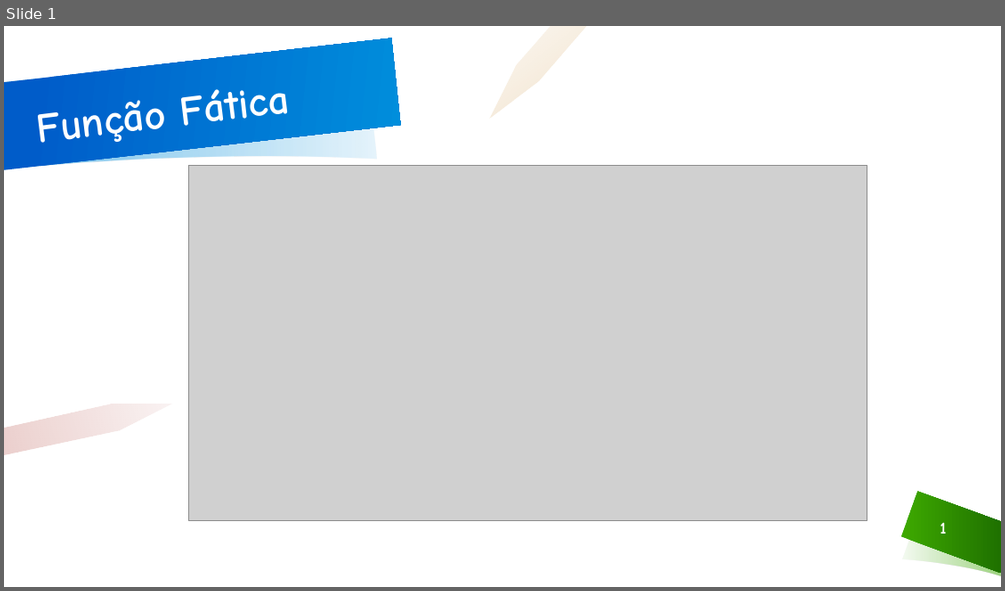
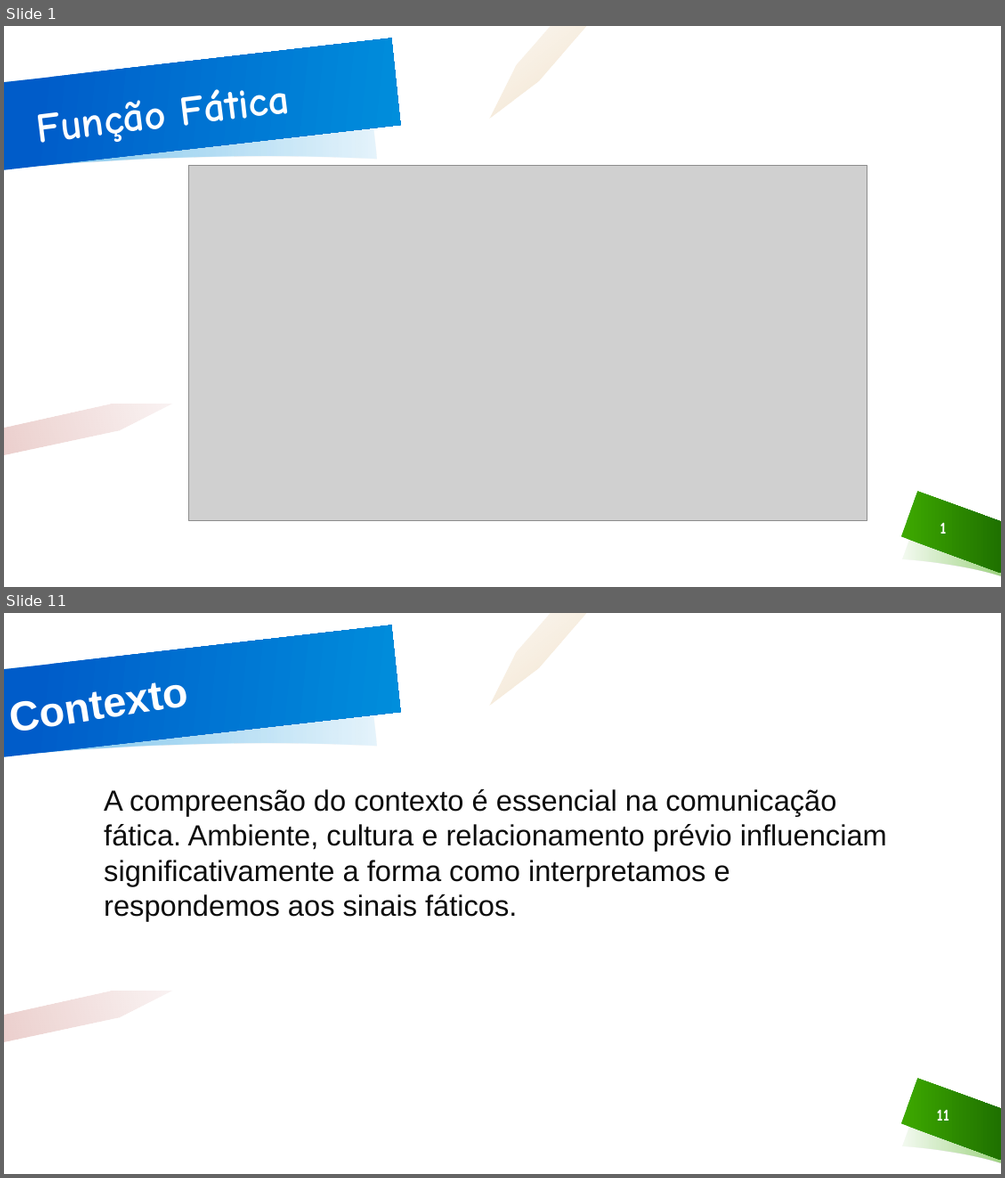
Before and after one commit to 1phantm1/SeminarioPT, a slide deck: funcaoFatica.pptx. Shown one above the other, each under a label of ours: slide 1 before the commit, slides 1 and 11 after it; the slides between them are not shown. The pictures are 1005x591 and 1005x1178 pixels, drawn with LibreOffice and Linux fonts; fonts in the diff are those of the drawing; grey boxes stand for pictures; background and template pictures are left out. Boxes give left, top, right and bottom in pixels: in the first picture for what was removed or moved away, otherwise in the second. Text is boxed around its words. In the diff, an @@ line names an element or a change of style, - is before the commit and + after.

```diff
--- a/funcaoFatica.pptx
+++ b/funcaoFatica.pptx
@@ slide 11 added at (x1=4, y1=613, x2=1001, y2=1174), background #FFFFFF; not listed: 6 template elements that a slide beside it also shows @@
@@ text added at (x1=104, y1=789, x2=887, y2=921), 28 pt, text #0D0D0D @@
+A compreensão do contexto é essencial na comunicação fática. Ambiente, cultura e relacionamento prévio influenciam significativamente a forma como interpretamos e respondemos aos sinais fáticos.
@@ text added at (x1=354, y1=792, x2=463, y2=811), 40 pt, text #FFFFFF, bold @@
+Contexto
@@ page number added at (x1=937, y1=1109, x2=950, y2=1120), 16 pt, text #FFFFFF, bold @@
+11
```
Also in this commit, not shown: 4 slides changed, 7 other slides added, 4 slides removed, 2 other files.
